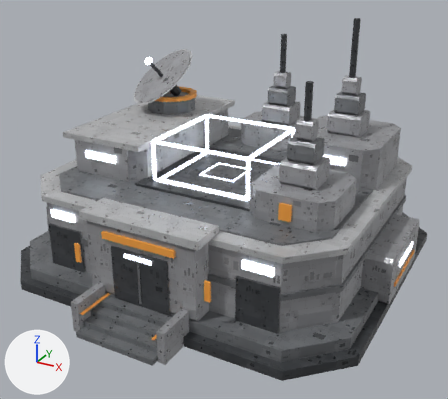
One commit to the glTF model prototype/test-game/content/outposts/storage_lod1.glb: the scene before it, then after it.
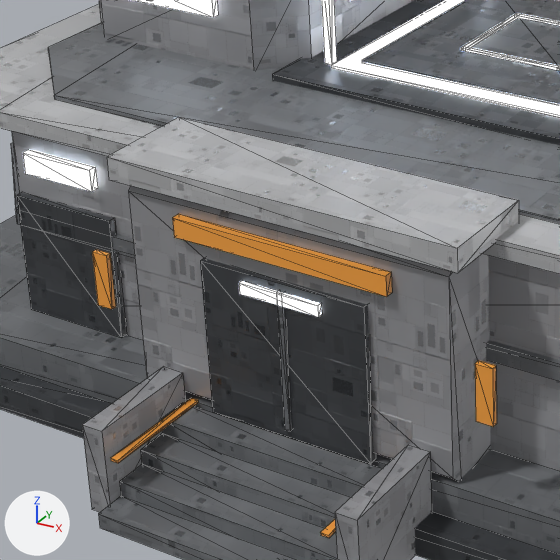
Old and new are each drawn whole from a 50 mm lens placed at (3.09, -5.76, 3.51), pointed at (0.13, -0.37, 0.81) and again close up on the part from 10% to 52% of the width and 40% to 87% of the height. Arrows for +X, +Y and +Z are at lower left; the lights stay in place. The last two pictures show the newer version. The close-ups show mesh edges as thin lines. Where no turn or scale is listed for an object, it has been applied to the vertices. Vertices at exactly the same position are counted once.

In view in the first close-up: 'storage_base_body.001', 'storage_base_glow.001', 'storage_base_trim.001', 'storage_hologram_glow.001'.
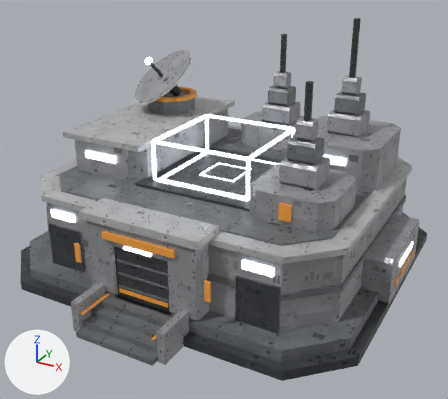
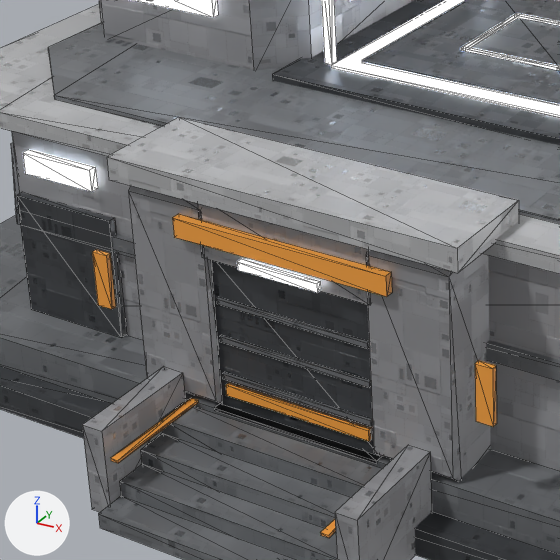
Boxes (x1, y1, x2, y2) around the edits, measured in the close-ups (560 x 560 px; the box of a moved part takes in the faces that stretch with it):
'storage_door_body.001', added
    after: (211, 260, 377, 455)
'storage_base_glow.001', reshaped
    before: (23, 0, 321, 317)
    after: (23, 0, 321, 292)
'storage_door_trim.001', added (orange)
    after: (226, 383, 371, 441)
part 1 of me_storage_base_body_001, added
    after: (197, 203, 370, 304)
part 2 of me_storage_base_body_001, moved or reshaped (not visible afterwards)
    before: (200, 258, 376, 464)
part 3 of me_storage_base_body_001, added
    after: (214, 404, 381, 464)
part 4 of me_storage_base_body_001, deleted
    before: (277, 291, 292, 431)
part 5 of me_storage_base_body_001, reshaped
    both: (128, 186, 457, 481)
part 6 of me_storage_base_body_001, surface changed
    both: (449, 255, 489, 479)
part 7 of me_storage_base_glow_001, moved or reshaped
    before: (239, 281, 321, 317)
    after: (237, 259, 321, 292)

The change, as a diff of the scene's bpy script:
```diff
--- a/prototype/test-game/content/outposts/storage_lod1.glb.py
+++ b/prototype/test-game/content/outposts/storage_lod1.glb.py
@@ me_storage_base_body_001 @@
 # used by ob_storage_base_body_001; location = (0.0, 0.0, 0.0)
-me_storage_base_body_001.from_pydata(...)  # 518 vertices, 888 faces; spans x -2.01..2.01, y -2.21..1.85, z 0.0..2.65
+me_storage_base_body_001.from_pydata(...)  # 542 vertices, 928 faces; spans x -2.01..2.01, y -2.21..1.85, z 0.0..2.65
+# me_storage_base_body_001 part 1: a new loose piece, a box spanning x -0.32..0.32, y -1.75..-1.45, z 0.78..1.0, in mat_ship_body_v2
+# me_storage_base_body_001 part 2: the loose piece of 8 vertices spanning x -0.31..0.31, y -1.77..-1.74, z 0.22..0.78 is moved by (0.0, 0.26, 0.0)
+# me_storage_base_body_001 part 3: a new loose piece, a box spanning x -0.32..0.32, y -1.75..-1.45, z 0.21..0.22, in mat_ship_body_v2
+# me_storage_base_body_001 part 4: the loose piece of 8 vertices spanning x -0.01..0.01, y -1.78..-1.76, z 0.25..0.75 is deleted
+# me_storage_base_body_001 part 5
+# 16 faces are deleted
+# 8 new vertices lie (0.29, 0.0, 0.0) away from vertices in x -0.6, y -1.75..-1.45, z 0.2..1.0
+# 8 new vertices lie (-0.29, 0.0, 0.0) away from vertices in x 0.6, y -1.75..-1.45, z 0.2..1.0
+# 44 new faces join them
+# me_storage_base_body_001 part 6: 12 kept faces spanning x -0.6..0.6, y -1.75..-1.45, z 0.2..1.0 get new texture (UV) coordinates
 me_storage_base_body_001.materials.append(mat_ship_body_v2)
@@ me_storage_base_glow_001 @@
 # used by ob_storage_base_glow_001; location = (0.0, 0.0, 0.0)
-me_storage_base_glow_001.from_pydata(...)  # 56 vertices, 84 faces; spans x -2.03..2.03, y -1.78..0.35, z 0.39..1.34
+me_storage_base_glow_001.from_pydata(...)  # 64 vertices, 96 faces; spans x -2.03..2.03, y -1.78..0.35, z 0.39..1.34
+# me_storage_base_glow_001 part 7: the loose piece of 8 vertices spanning x -0.15..0.15, y -1.78..-1.76, z 0.71..0.75 is moved by (0.0, 0.0, 0.08)
+# other edits to the shape of me_storage_base_glow_001 do not show in these pictures
 me_storage_base_glow_001.materials.append(mat_ship_glow)
@@ me_storage_door_trim_001 @@
+me_storage_door_trim_001.from_pydata(...)  # a box spanning x -0.28..0.28, y -0.031..-0.019, z 0.05..0.09
+me_storage_door_trim_001.materials.append(mat_outpost_trim)
@@ me_storage_door_body_001 @@
+me_storage_door_body_001.from_pydata(...)  # a box spanning x -0.31..0.31, y -0.02..0.02, z 0.0..0.56; a box spanning x -0.29..0.29, y -0.031..-0.019, z 0.11..0.13; a box spanning x -0.29..0.29, y -0.031..-0.019, z 0.25..0.27; a box spanning x -0.29..0.29, y -0.031..-0.019, z 0.39..0.41
+me_storage_door_body_001.materials.append(mat_ship_body_v2)
@@ ob_storage_door_trim_001 @@
+ob_storage_door_trim_001 = bpy.data.objects.new('storage_door_trim.001', me_storage_door_trim_001)
+ob_storage_door_trim_001.location = (0.0, -1.7, 0.22)
@@ ob_storage_door_body_001 @@
+ob_storage_door_body_001 = bpy.data.objects.new('storage_door_body.001', me_storage_door_body_001)
+ob_storage_door_body_001.location = (0.0, -1.7, 0.22)
```
